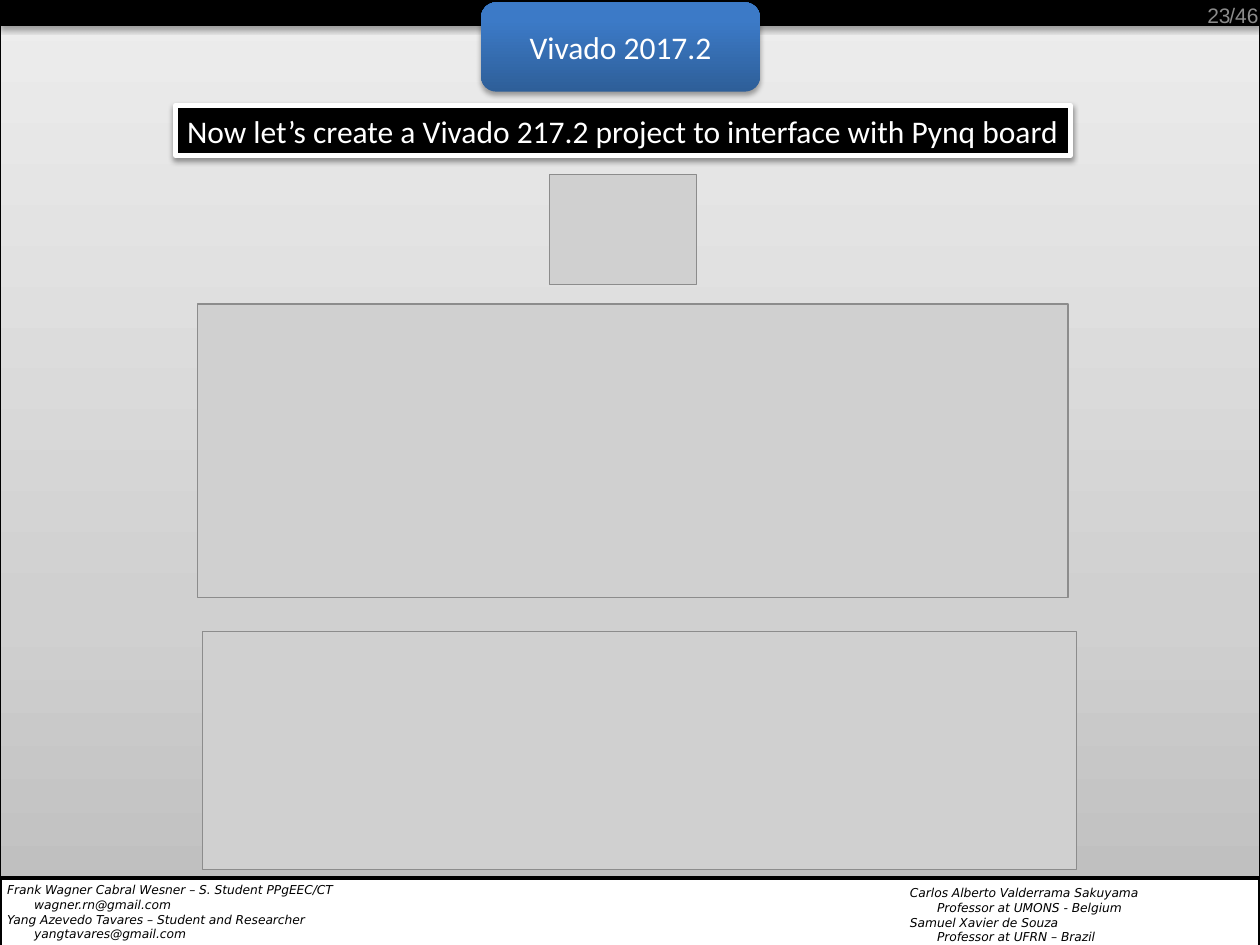
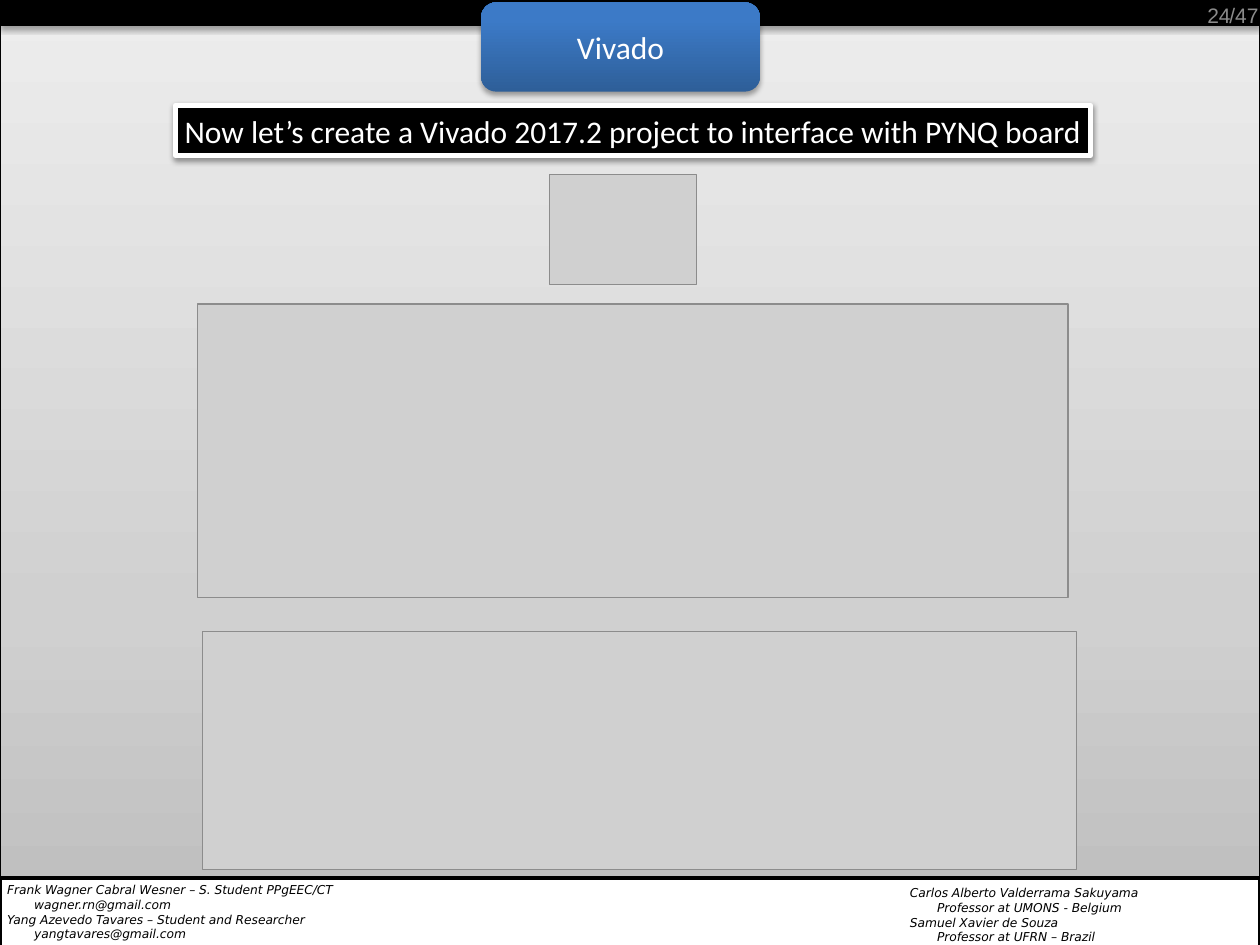
Before and after one commit to wagnerrn/pynq-primenumber, a slide deck: slide 24 of misc/primenumber_final_1.pptx (slide 23 before the commit). Drawn at 1260x945 pixels with LibreOffice and Linux fonts; fonts in the diff are those of the drawing; grey boxes stand for pictures; background and template pictures are left out. Boxes give left, top, right and bottom in pixels: in the first picture for what was removed or moved away, otherwise in the second. Text is boxed around its words. In the diff, an @@ line names an element or a change of style, - is before the commit and + after.

Commit message:
presentation_final_1.pptx updated

```diff
--- a/misc/primenumber_final_1.pptx
+++ b/misc/primenumber_final_1.pptx
@@ page number at [1207, 8, 1230, 28]: text changed @@
-23
+24
@@ text at [1229, 8, 1258, 28]: text changed @@
-/46
+/47
@@ text in rounded rectangle at [577, 37, 664, 59]: text changed @@
-Vivado 2017.2
+Vivado
@@ rectangle "Now let’s create a Vivado ...": place and size @@
-rectangle "Now let’s create a Vivado ..." at [175, 106, 1070, 156]
+rectangle "Now let’s create a Vivado ..." at [175, 106, 1090, 156]
@@ text in rectangle at [185, 121, 1080, 149]: text changed @@
-Now let’s create a Vivado 217.2 project to interface with Pynq board
+Now let’s create a Vivado 2017.2 project to interface with PYNQ board
```
Also in this commit, not shown: 45 other slides changed, 1 slide added.
